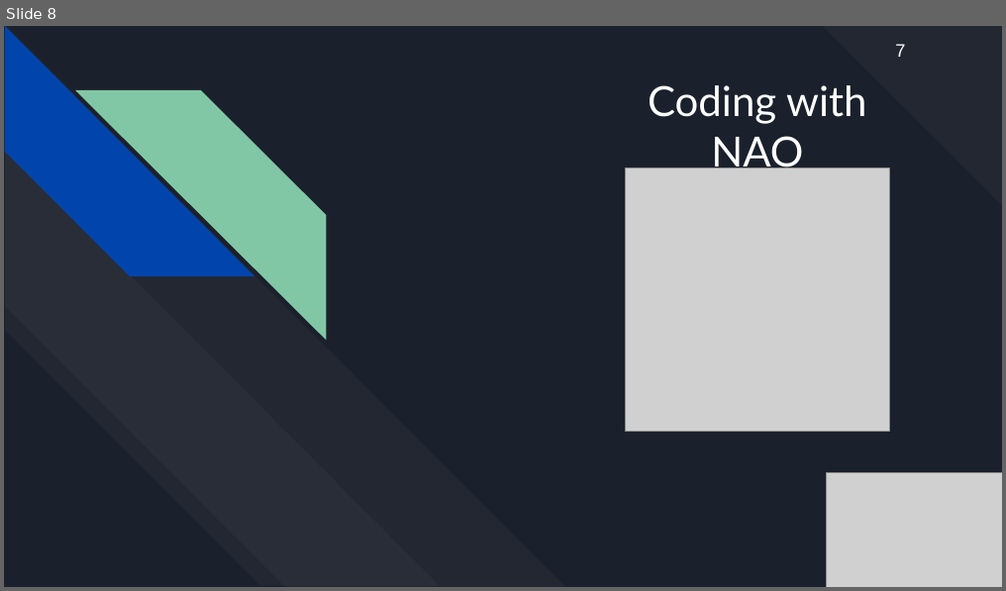
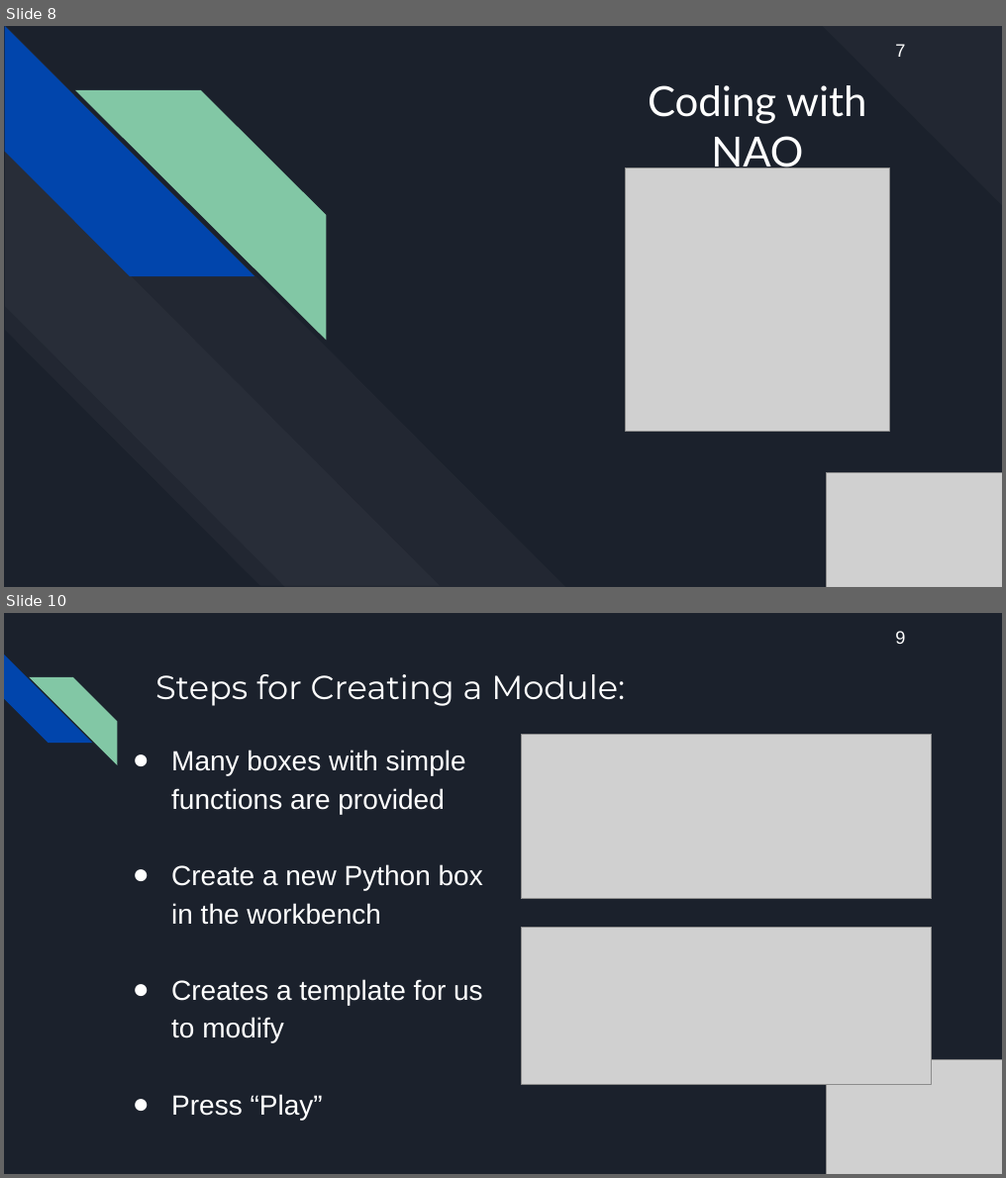
Before and after one commit to haileydhanens/CWU_AriGato, a slide deck: Documentation/AriGato Presentation #2 (1_31_2019).pptx. Shown one above the other, each under a label of ours: slide 8 before the commit, slides 8 and 10 after it; the slides between them are not shown. The pictures are 1006x591 and 1006x1178 pixels, drawn with LibreOffice and Linux fonts; fonts in the diff are those of the drawing; grey boxes stand for pictures. Boxes give left, top, right and bottom in pixels: in the first picture for what was removed or moved away, otherwise in the second. Text is boxed around its words. In the diff, an @@ line names an element or a change of style, - is before the commit and + after.

```diff
--- a/Documentation/AriGato Presentation #2 (1_31_2019).pptx
+++ b/Documentation/AriGato Presentation #2 (1_31_2019).pptx
@@ slide 10 added at (4, 613, 1002, 1174), background #1B212C @@
@@ text added at (895, 631, 905, 644), 13 pt, text #FFFFFF @@
+9
@@ diag stripe added at (4, 655, 92, 743), fill #0145AC @@
@@ diag stripe added at (29, 677, 117, 764), fill #82C7A5 @@
@@ title added at (155, 674, 625, 706), 24 pt, text #FFFFFF @@
+Steps for Creating a Module:
@@ text added at (171, 750, 483, 1120), 20 pt, text #FFFFFF @@
+● Many boxes with simple functions are provided
+● Create a new Python box in the workbench
+● Creates a template for us to modify
+● Press “Play”
@@ picture added at (521, 735, 931, 899) @@
@@ picture added at (521, 928, 931, 1084) @@
@@ picture added at (827, 1060, 1002, 1174) @@
```
Also in this commit, not shown: 11 slides changed, 3 other slides added, 2 slides removed, 1 other file.
